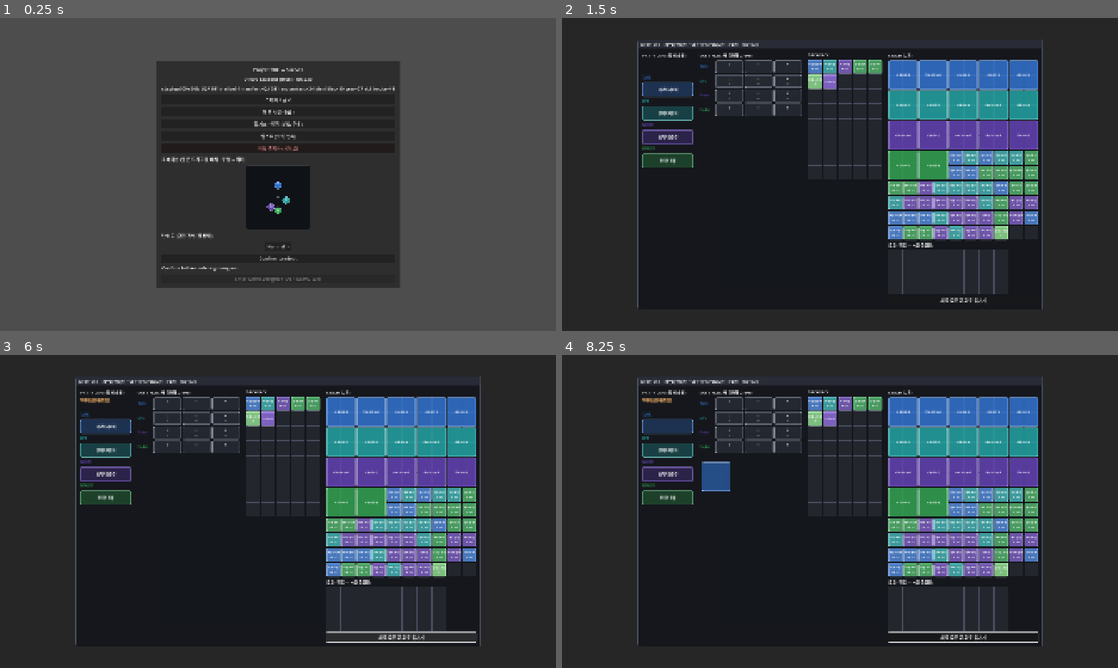
Above: before the commit, frames 1-4 (two rows, left to right).
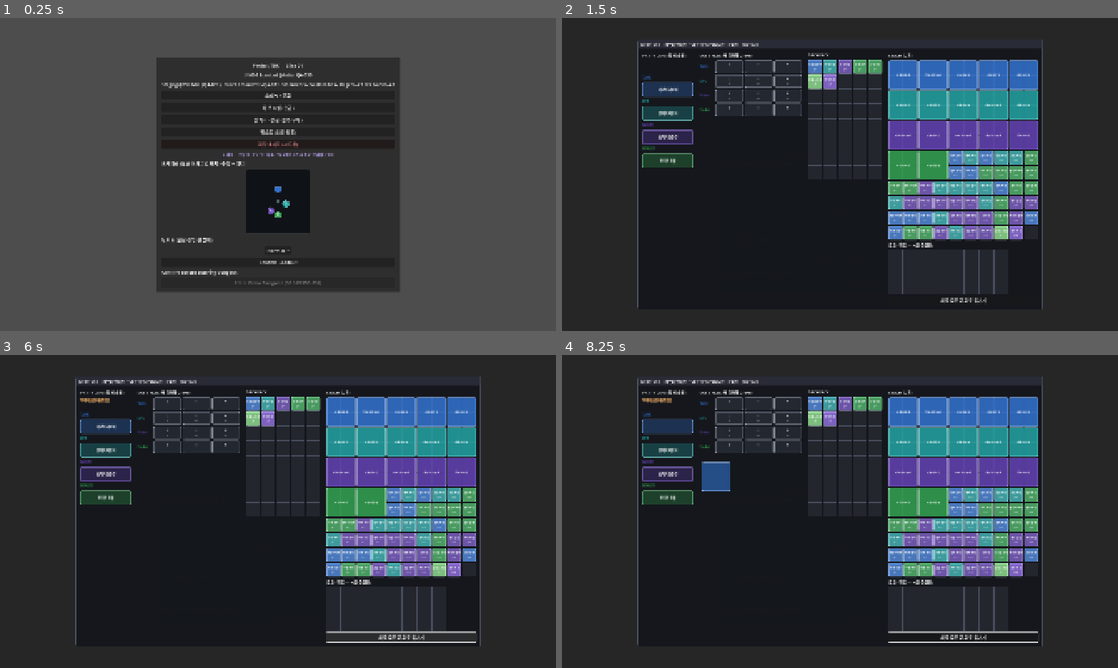
Above: after the commit, the same moments.

Repository: haepari1019/project_tdc_game
Game: Godot game, scene res://scenes/main.tscn
Two runs of this game, one before a commit and one after it. Both use one fixed random seed, a clock stepped at 60 frames per second and the inputs below.
Inputs (mouse positions are in pixels of both pictures, inside the frame that each line leads up to):
- Up to frame 1 (0.25 s): no input
- Up to frame 2 (1.5 s): click "스태시 / 금고" at 0.5 s; click "Normal" at 1.25 s
- Up to frame 3 (6 s): click "Normal" at 2 s; click "허브 시설 (승급)" at 2.75 s; click "필기소 · 상점 (분석/구매)" at 3.5 s; click "퀘스트 (의뢰 목록)" at 4.25 s; click "저장 초기화 (시드로)" at 5 s; click "재료 모두 금고로 옮기기" at 5.75 s
- Up to frame 4 (8.25 s): click "Confirm Loadout" at 6.5 s; tap Enter at 7.25 s; drag from (840, 533) to (895, 442) at 7.27 s; tap Space at 8 s; drag from (667, 426) to (812, 574) at 8.02 s

The runs differ from the first frame. In frame 1, 4.2% of the frame differs, in the area x 28-72%, y 12-88%; in frame 2, 0.5%; in frame 3, 0.5%; in frame 4, 0.5%.

Commit message:
fix(M1): 마석 허브 배선 누락 + charges 이중 노출 정리 (DRIFT-145)
사용자: "허브 스태시에 마석이 없고 아직 CHARGES가 남아서 소모가 어떤 식으로
되는지도 모르겠어."

M1이 런 쪽만 배선하고 허브 쪽을 빠뜨렸다.

① Stash에 마석 도메인 신설
   DRIFT-144가 마석을 Backpack.loose(반입분)에만 넣고 허브 보관분을
   만들지 않았다. Stash.manastones{id:count} + 시드 + add/take/count.

② 스태시로 옮기면 영구 삭제되던 것 차단
   _sync_stash_from_source가 gear/skillbook/consumable만 처리하고 default
   분기가 없어 마석 타일이 증발했다(이 sync는 Stash를 통째로 재작성한다).
   같은 유실 경로를 DRIFT-139에서 막아 놓고 새 kind 추가 때 이 함수를 안 봤다.
   → manastone 분기 + _: catch-all push_warning. 미처리 kind가 소리를 낸다.

③ charges 표시 폐지 — 액션바 「Q·8」의 8은 charges인데 실제 소모는 마석이라
   거짓 정보였다. DRIFT-144가 되돌리기 여지로 필드를 남긴 결정이 표시까지
   남기는 것으로 잘못 이어졌다. player-facing 탄 표기를 전부 ◈N(마석 비용)으로
   교체. 필드는 그대로 — 폐기는 M5, 되돌리기 비용 불변.

④ 배치 화면에 마석 반입/창고 한 줄 상시 노출(둘은 다른 주머니).

⑤ stash.gd 파스 에러 수정 — `var msid := sd.xxx()`가 untyped 추론 실패로
   Stash 오토로드를 통째로 죽였다. ci_smoke가 잡음.

전파 없음(code-bug/UX). ci_smoke.sh 11/11 PASS.

Co-Authored-By: Claude Opus 5 (1M context) <noreply@anthropic.com>

Diff:
--- a/scripts/autoload/stash.gd
+++ b/scripts/autoload/stash.gd
@@ -7,6 +7,7 @@
 var gear: Array = []               # owned gear 인스턴스 {base_gear_id, rolled_identity_skill_id?, rolls?} — F-008 §3.7. 레거시=문자열(로드 시 정규화).
 var skillbooks: Array = []         # owned 스킬북 인스턴스 {base_ability_id, affix?, charges?} — D-018 §7.3. 레거시=문자열(로드 시 정규화).
 var consumables: Dictionary = {}   # consumable_id -> count owned
+var manastones: Dictionary = {}     # manastone_id -> count owned (F-009 §3.8 — 허브 보관분)
 # 재료(haul)는 일반 스태시가 아니라 HubProfile 금고(vault)에 일원화 — 별도 store 두지 않음(혼란 방지).
 
 # 영속 = SaveProfile 단일 파일(user://save.json)의 "stash" 섹션 (구 user://stash.json은 1회 마이그레이션).
@@ -34,7 +35,7 @@
 
 
 func to_dict() -> Dictionary:
-	return {"gear": gear, "skillbooks": skillbooks, "consumables": consumables}
+	return {"gear": gear, "skillbooks": skillbooks, "consumables": consumables, "manastones": manastones}
 
 
 func apply_dict(d: Dictionary) -> void:
@@ -43,6 +44,7 @@
 	skillbooks = d.get("skillbooks", [])
 	_normalize_skillbooks()   # 레거시 세이브(문자열 skillbook) → 인스턴스 dict 마이그레이션
 	consumables = d.get("consumables", {})
+	manastones = d.get("manastones", {})
 	_seeded = true
 
 
@@ -98,6 +100,10 @@
 		for row in sd.get_skillbook_rows():
 			skillbooks.append(String(row.get("base_ability_id", "")))
 	consumables = {"con_revive_scroll": 8}
+	# 허브 보관 마석 — 백팩 스타터(반입분)와 **별개**다. 스태시 = 다음 런에 꺼내 쓸 여유분.
+	# `sd`는 get_node_or_null 반환이라 untyped → `:=` 추론이 안 된다(파스 에러). 명시 타입 필수.
+	var msid: String = String(sd.default_manastone_id())
+	manastones = {msid: int(sd.manastone_starter_grant())} if msid != "" else {}
 	_normalize_gear()         # 시드는 문자열로 적고 인스턴스로 정규화(roll/affix 없음=base)
 	_normalize_skillbooks()
 	return true
@@ -117,10 +123,39 @@
 	gear = []
 	skillbooks = []
 	consumables = {}
+	manastones = {}
 	_seeded = false
 	_seed()
 	if _seeded:
 		save_stash()
+
+
+## 허브 보관 마석 — 입금/인출. 반입은 백팩(런 인벤)이 들고 가고, 스태시는 Safe 보관분이다.
+func add_manastone(count: int, manastone_id: String = "") -> void:
+	if count <= 0:
+		return
+	var mid := manastone_id if manastone_id != "" else String(Slice01Data.default_manastone_id())
+	if mid == "":
+		return
+	manastones[mid] = int(manastones.get(mid, 0)) + count
+	save_stash()
+
+
+func take_manastone(count: int, manastone_id: String = "") -> bool:
+	var mid := manastone_id if manastone_id != "" else String(Slice01Data.default_manastone_id())
+	var have := int(manastones.get(mid, 0))
+	if mid == "" or have < count:
+		return false
+	manastones[mid] = have - count
+	if int(manastones[mid]) <= 0:
+		manastones.erase(mid)
+	save_stash()
+	return true
+
+
+func manastone_count(manastone_id: String = "") -> int:
+	var mid := manastone_id if manastone_id != "" else String(Slice01Data.default_manastone_id())
+	return int(manastones.get(mid, 0))
 
 
 ## Remove one consumable from the stash (taken into the run). Returns true if available.
--- a/scripts/main.gd
+++ b/scripts/main.gd
@@ -23,6 +23,7 @@
 var _stash_src: Node
 var _formation: Panel
 var _difficulty_opt: OptionButton
+var _economy_lbl: Label   # 마석 반입/보관 요약(F-009 §3.8) — 배치 화면 상시 노출
 # Autoloads via runtime path (not the parse-time global) so a stale editor that hasn't
 # re-registered a newly-added autoload still compiles + runs. Loaded fresh on every game run.
 @onready var _stash: Node = get_node("/root/Stash")
@@ -104,8 +105,35 @@
 	reset_btn.pressed.connect(_confirm_reset_save)
 	$Panel/Margin/VBox.add_child(reset_btn)
 	$Panel/Margin/VBox.move_child(reset_btn, _loadout.get_index())
+	_build_economy_line()
 	_build_formation_editor()
 	_build_difficulty_selector()
+
+
+## 배치 화면 경제 요약 — **마석은 슬롯 스킬(Q/E/R)의 시전 자원**인데, 스태시를 열기 전엔 보유량이
+## 어디에도 안 보여서 "소모가 어떻게 되는지 모르겠다"가 됐다(DRIFT-145). 반입분(백팩)과 보관분(스태시)을
+## 나눠 찍는다 — 둘은 다른 주머니고, 던전에 들고 가는 건 **반입분뿐**이다.
+func _build_economy_line() -> void:
+	_economy_lbl = Label.new()
+	_economy_lbl.add_theme_font_size_override("font_size", 12)
+	_economy_lbl.horizontal_alignment = HORIZONTAL_ALIGNMENT_CENTER
+	_economy_lbl.modulate = Color(0.78, 0.68, 1.0)
+	$Panel/Margin/VBox.add_child(_economy_lbl)
+	$Panel/Margin/VBox.move_child(_economy_lbl, _loadout.get_index())
+	_refresh_economy_line()
+
+
+func _refresh_economy_line() -> void:
+	if _economy_lbl == null:
+		return
+	var carried := 0
+	var bp := get_node_or_null("/root/Backpack")
+	if bp != null:
+		for it in bp.loose:
+			if String(it.get("kind", "")) == "manastone":
+				carried += int(it.get("count", 0))
+	var stored: int = int(_stash.manastone_count()) if _stash.has_method("manastone_count") else 0
+	_economy_lbl.text = "◈ 마석 — 반입 %d · 창고 %d   (슬롯 스킬 Q/E/R 시전 시 소모 · 등급별 1/2/3)" % [carried, stored]
 
 
 ## Difficulty selector (Normal/Hard) — chosen in the hub BEFORE deploy, written to RunLoadout
@@ -152,6 +180,7 @@
 	if _inv.is_open():
 		_inv.toggle()
 		_sync_stash_from_source()                 # 닫기 = 에디터 상태를 Stash에 반영(상점과 단일 SoT)
+		_refresh_economy_line()                   # 마석을 옮겼을 수 있다
 	else:
 		_stash_src.items = _build_stash_items()   # 열기 = 최신 Stash(상점 구매 포함) 반영
 		_inv.open_loot(_stash_src)
@@ -161,6 +190,7 @@
 	if event.is_action_pressed("ui_cancel") and _inv != null and _inv.is_open():
 		_inv.toggle()
 		_sync_stash_from_source()   # ESC 닫기도 Stash에 반영(open 시 재빌드와 짝)
+		_refresh_economy_line()
 
 
 ## Build the stash container items (gear 2×2, skillbooks 1×1, consumables 1×1) with grid
@@ -193,6 +223,12 @@
 		var it: Dictionary = _inv.make_consumable_stash_item(String(cid), int(_stash.consumables[cid]))
 		if not it.is_empty():
 			items.append(it)
+	# F-009 §3.8 마석 — 허브 보관분을 타일로. 이게 없으면 스태시에 마석이 **보이지도 않고**,
+	# 드래그로 옮겨도 아래 sync가 kind를 몰라 지워 버린다(M1 누락, DRIFT-145).
+	for mid in _stash.manastones:
+		var it: Dictionary = _inv.make_manastone_stash_item(String(mid), int(_stash.manastones[mid]))
+		if not it.is_empty():
+			items.append(it)
 	return items
 
 
@@ -245,6 +281,7 @@
 	var gear: Array = []
 	var skillbooks: Array = []
 	var consumables: Dictionary = {}
+	var manastones: Dictionary = {}
 	# 그리드에 자리가 없어 표시되지 못한 소유분을 **먼저 되돌려 넣는다.** 이 sync는 Stash를 통째로
 	# 재작성하므로, 안 보인 아이템 = 영구 삭제였다(과거 실사고). 이제 그리드 크기와 소유가 분리된다.
 	var src: Array = (_stash_src.items as Array).duplicate()
@@ -272,7 +309,15 @@
 			"consumable":
 				var cid := String(it.get("consumable_id", ""))
 				consumables[cid] = int(consumables.get(cid, 0)) + int(it.get("count", 1))
-	_stash.apply_dict({"gear": gear, "skillbooks": skillbooks, "consumables": consumables})
+			"manastone":
+				var mid := String(it.get("manastone_id", ""))
+				manastones[mid] = int(manastones.get(mid, 0)) + int(it.get("count", 1))
+			_:
+				# ⚠️ **모르는 kind = 조용한 삭제**였다. 이 sync는 Stash를 통째로 재작성하므로 분기가
+				# 없는 종류는 그대로 증발한다 — 마석이 정확히 이랬다(M1이 런 쪽만 배선, DRIFT-145).
+				# **새 아이템 종류를 추가하면 여기 + `_build_stash_items` 둘 다 봐야 한다.**
+				push_warning("[TDC] 스태시 sync — 미처리 kind '%s' (소유 유실 위험)" % String(it.get("kind", "")))
+	_stash.apply_dict({"gear": gear, "skillbooks": skillbooks, "consumables": consumables, "manastones": manastones})
 	_stash.save_stash()
 
 
--- a/scripts/ui/controlled_sheet.gd
+++ b/scripts/ui/controlled_sheet.gd
@@ -178,10 +178,12 @@
 				var _pen: bool = not _classes.is_empty() and String(m.class_id) != String(_classes[0])
 				if passive:
 					s.key.add_theme_color_override("font_color", Color(0.5, 0.77, 1.0))   # 하늘색 '자동' = 패시브(키 누름 불가)
-					s.key.text = "자동·%d" % int(inst.charges)
+					s.key.text = "자동"
 				else:
 					s.key.add_theme_color_override("font_color", Color(1.0, 0.5, 0.25) if _pen else Color(0.92, 0.92, 0.92))
-					s.key.text = "%s·%d%s" % [key, int(inst.charges), ("▼" if _pen else "")]
+					# 「Q·8」의 8은 charges였는데, 실제 소모는 마석이라 **거짓 정보**였다. 마석 비용으로 교체.
+					var _mc: int = Slice01Data.manastone_cost_for(String(inst.get("base_ability_id", "")))
+					s.key.text = "%s%s%s" % [key, ("·◈%d" % _mc) if _mc > 0 else "", ("▼" if _pen else "")]
 				s.radial.tooltip_text = _sub_tip(m, inst, key, cdmax, idx)
 
 
@@ -220,7 +222,7 @@
 	var lines: Array = [
 		"[b]%s[/b]  [color=#9aa4b2]· 보조 %s[/color]" % [String(inst.display_name), key],
 		SkillText.describe(kind, inst.params),
-		"[color=#9aa4b2]탄 %d/%d  ·  쿨 %ss[/color]" % [int(inst.charges), int(inst.charges_max), _num(cdmax)],
+		"[color=#9aa4b2]쿨 %ss[/color]" % _num(cdmax),
 	]
 	# F-009 §3.8 마석 — 슬롯 스킬만 소모(Identity 무소모). 비용은 tier 차등이라 스킬마다 다르다 →
 	# 툴팁에 **보유량과 함께** 띄워야 "왜 이건 못 쓰지"가 즉답된다. 무제한(인벤 미연결·샌드박스)은 ∞.
--- a/scripts/ui/inventory/equip_panel.gd
+++ b/scripts/ui/inventory/equip_panel.gd
@@ -320,7 +320,10 @@
 			e.panel.tooltip_text = "[color=#9aa4b2]보조 %s\n(빈 슬롯 — 스킬북 장착)[/color]" % key
 			col = Color(0.28, 0.31, 0.38)
 		else:
-			e.tile.text = "%s %s\n탄%d" % [key, _short(String(inst.display_name)), int(inst.charges)]
+			# 탄(charges)은 **더 이상 표시하지 않는다** — 실제 소모는 마석이라 탄수는 거짓 정보였다.
+			# 필드 자체는 살아 있다(M5에서 폐기; 그때까지 마석을 되돌릴 여지). ref: DRIFT-145.
+			var mc: int = Slice01Data.manastone_cost_for(String(inst.get("base_ability_id", "")))
+			e.tile.text = "%s %s%s" % [key, _short(String(inst.display_name)), ("\n◈%d" % mc) if mc > 0 else ""]
 			e.panel.tooltip_text = _sub_slot_tip(members[int(e.char)], inst, key)   # BBCode 상세(우클릭=가방)
 			col = Color(0.40, 0.55, 0.85)
 		var sb := StyleBoxFlat.new()
@@ -359,7 +362,7 @@
 	var lines: Array = [
 		"[b]%s[/b]  [color=#9aa4b2]· 보조 %s[/color]" % [String(inst.display_name), key],
 		SkillText.describe(kind, inst.params),
-		"[color=#9aa4b2]탄 %d/%d · 쿨 %ss[/color]" % [int(inst.charges), int(inst.charges_max), str(inst.params.get("cooldown_s", "?"))],
+		"[color=#9aa4b2]◈ 마석 %d · 쿨 %ss[/color]" % [Slice01Data.manastone_cost_for(String(inst.get("base_ability_id", ""))), str(inst.params.get("cooldown_s", "?"))],
 	]
 	lines.append_array(SkillText.affix_lines(inst.get("affix", {})))
 	var bp := SkillText.band_pct(String(inst.get("base_ability_id", "")), String(m.class_id))
--- a/scripts/ui/inventory/inventory_grid.gd
+++ b/scripts/ui/inventory/inventory_grid.gd
@@ -196,14 +196,13 @@
 ## (구: 차지 칸수 w×h — 불필요해 제거. 사용자 요청.)
 func _node_label(item: Dictionary) -> String:
 	var kind := String(item.get("kind", ""))
-	if kind == "consumable" or kind == "haul":
+	if kind == "consumable" or kind == "haul" or kind == "manastone":
 		return "%s\nx%d" % [String(item.id), int(item.get("count", 1))]
 	if kind == "skillbook":
-		var c := int(item.get("charges", -1))
-		if c < 0:   # 루팅/디스크립터엔 charges 없음 → master 만탄 + affix 보너스로 표시
-			var m: Dictionary = Slice01Data.get_skillbook_master(String(item.get("base_ability_id", "")))
-			c = int(m.get("charges_max", 0)) + int((item.get("affix", {}) as Dictionary).get("charges", 0))
-		return "%s\n탄 %d" % [String(item.id), c]
+		# 탄(charges) 표시 폐지 — 실제 소모는 **마석**(F-009 §3.8)이라 탄수는 거짓 정보였다.
+		# 필드는 살아 있다(폐기는 M5) — 표시만 내려 두 탄약계가 동시에 보이는 혼란을 없앤다. DRIFT-145.
+		var mc := Slice01Data.manastone_cost_for(String(item.get("base_ability_id", "")))
+		return "%s\n◈%d" % [String(item.id), mc] if mc > 0 else String(item.id)
 	return String(item.id)   # 기어 등 — 이름만
 
 
@@ -266,7 +265,7 @@
 ## Skillbook detail — 표시명(상단) + 풀 설명문(SkillText) + 쿨/장착 + affix(색구분). 액션바 툴팁과 동일 수준. F-009/D-018.
 func _skillbook_tip(item: Dictionary) -> Array:
 	var out: Array = []
-	out.append("[color=#9aa4b2]스킬북 (서브) · 탄 %d/%d · At Risk[/color]" % [int(item.get("charges", 0)), int(item.get("charges_max", 0))])
+	out.append("[color=#9aa4b2]스킬북 (서브) · ◈ 마석 %d/시전 · At Risk[/color]" % Slice01Data.manastone_cost_for(String(item.get("base_ability_id", ""))))
 	var m: Dictionary = Slice01Data.get_skillbook_master(String(item.get("base_ability_id", "")))
 	if not m.is_empty():
 		var cast: Dictionary = m.get("cast", {})
--- a/scripts/ui/inventory/inventory_ui.gd
+++ b/scripts/ui/inventory/inventory_ui.gd
@@ -520,6 +520,17 @@
 		if (inst as Dictionary).has("charges"):
 			it["charges"] = int((inst as Dictionary)["charges"])
 	return it
+
+
+## 스태시 마석 타일 — 허브 보관분(F-009 §3.8). 백팩(반입분)과는 별개 저장소다.
+func make_manastone_stash_item(manastone_id: String, count: int) -> Dictionary:
+	if count <= 0:
+		return {}
+	var row: Dictionary = Slice01Data.get_manastone(manastone_id)
+	if row.is_empty():
+		return {}
+	return ItemFactory.manastone_item(manastone_id, String(row.get("display_name", manastone_id)),
+		false, count, int(row.get("max_stack", 99)))
 
 
 func make_consumable_stash_item(consumable_id: String, count: int) -> Dictionary:
Not shown, changed: docs/SPEC_DRIFT.md
